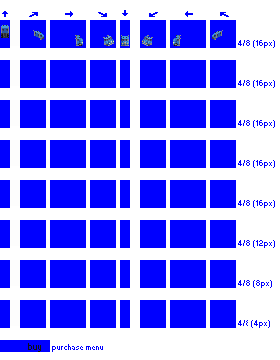
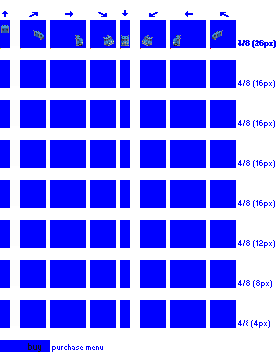
Layers edited between the first and the second 280x360 image:
added layer "Layer 4" above "mask" over box(0, 33, 276, 49)
